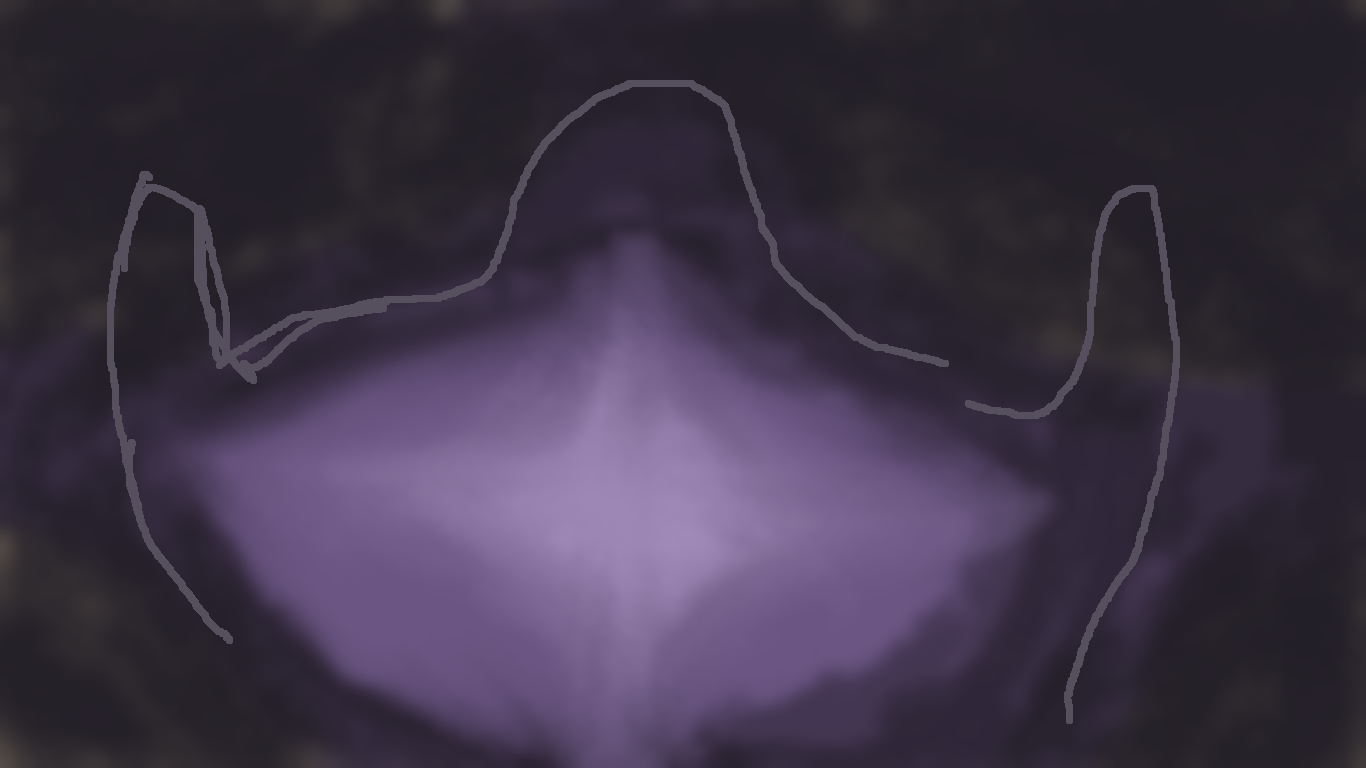
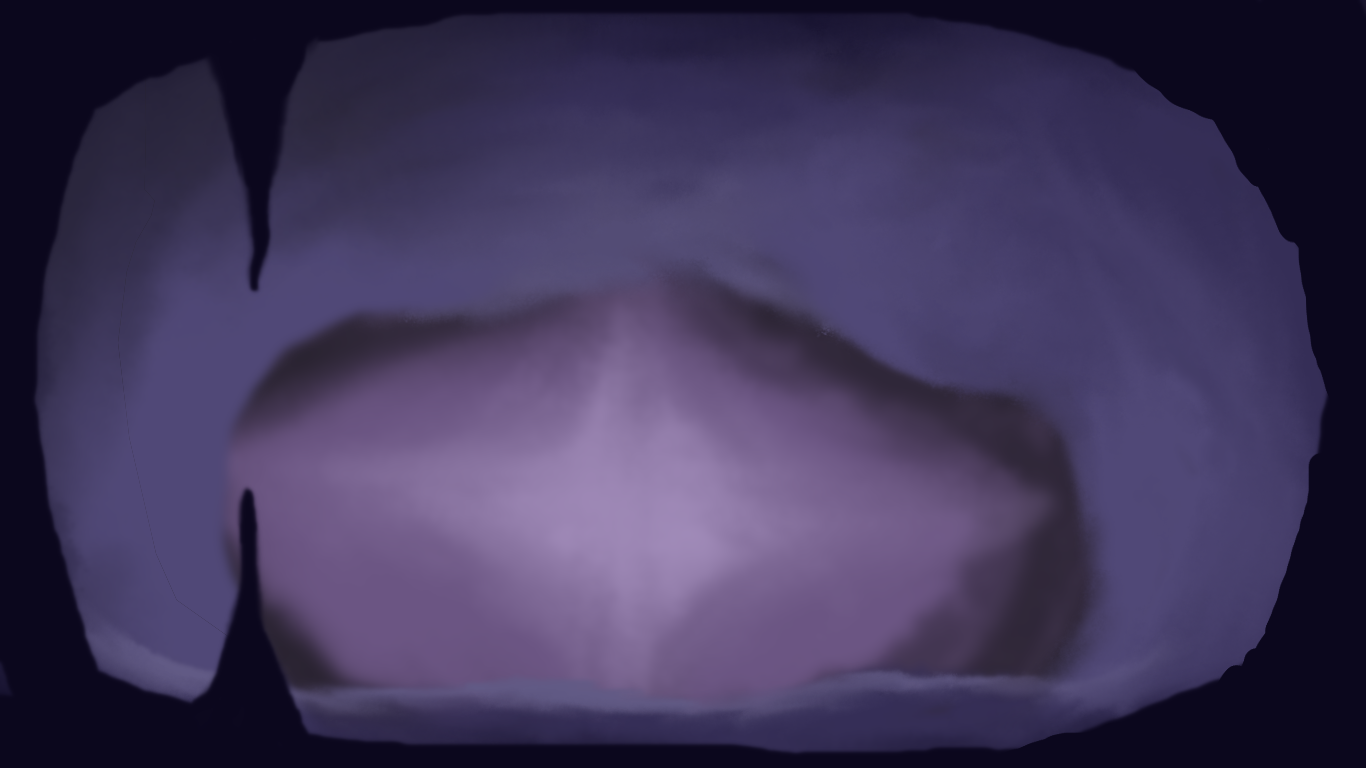
Comparing the layer stacks of the two 1366 × 768 images. Changes:
hid "outline" over [left=107, top=80, right=1180, bottom=724]
added layer "foreground" above "bottom wall" over [left=0, top=0, right=1366, bottom=768]
added layer "bottom wall" above "right side" over [left=0, top=538, right=1366, bottom=768]
added layer "right side" above "left door" over [left=662, top=0, right=1366, bottom=768]
added layer "side wall" above "left door #1" over [left=118, top=0, right=631, bottom=768]
added layer "left door #1" above "back wall" over [left=0, top=0, right=364, bottom=768]
added layer "back wall" above "Background" over [left=207, top=0, right=1038, bottom=359]
